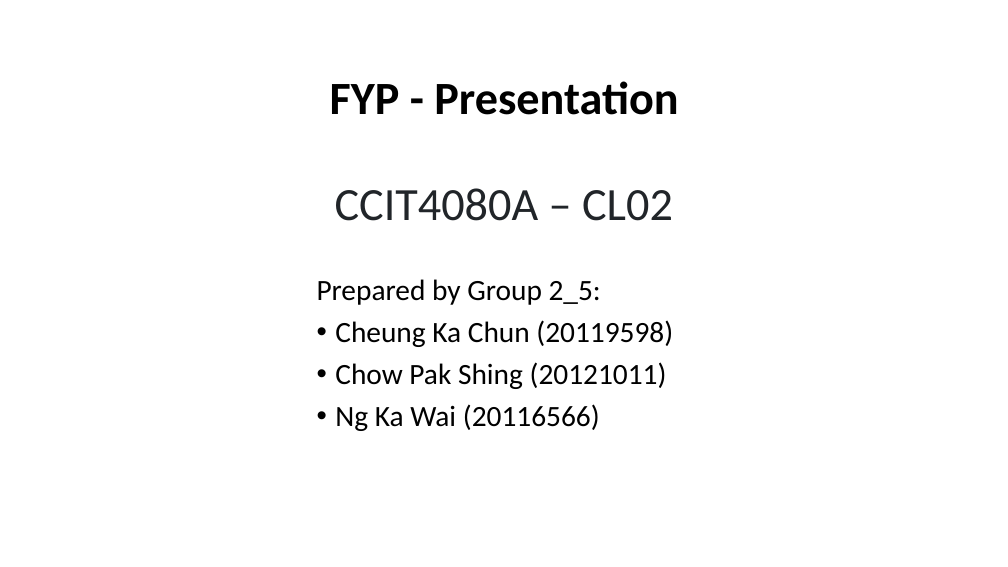
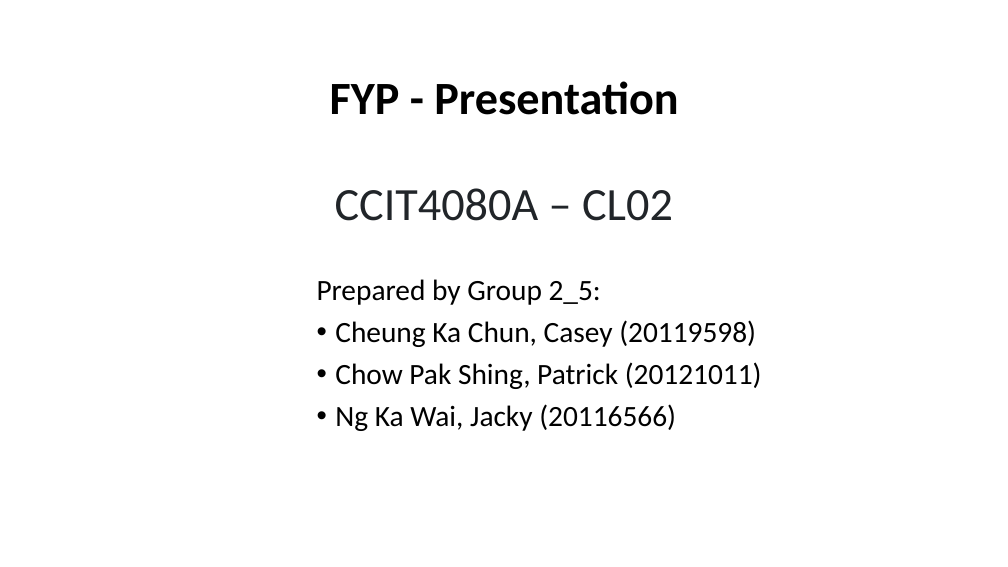
Before and after one commit to casey46ckc/Asso-yr2-FYP, a slide deck: slide 1 of fyp powerpoint/Fyp_revised_v1.1.pptx. Drawn at 1008x567 pixels with LibreOffice and Linux fonts; fonts in the diff are those of the drawing; background and template pictures are left out. Boxes give left, top, right and bottom in pixels: in the first picture for what was removed or moved away, otherwise in the second. Text is boxed around its words. In the diff, an @@ line names an element or a change of style, - is before the commit and + after.

```diff
--- a/fyp powerpoint/Fyp_revised_v1.1.pptx
+++ b/fyp powerpoint/Fyp_revised_v1.1.pptx
@@ text at (335, 320, 762, 431): text changed @@
-• Cheung Ka Chun (20119598)
-• Chow Pak Shing (20121011)
-• Ng Ka Wai (20116566)
+• Cheung Ka Chun, Casey (20119598)
+• Chow Pak Shing, Patrick (20121011)
+• Ng Ka Wai, Jacky (20116566)
```
Also in this commit, not shown: 8 other slides changed, 1 slide added, 2 other files.
